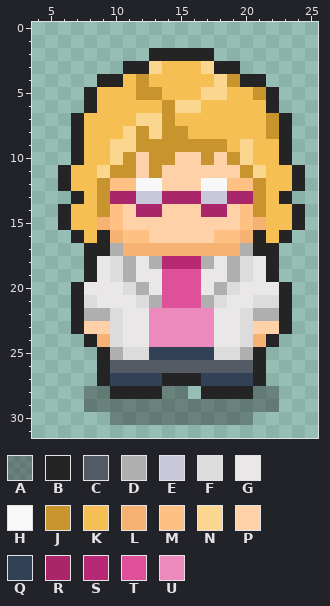
Two states of a pixel-art sprite, Assets/Sprites/NPCs/Drfeherland.png. Above, as it was before the edit.
The file is 32x32 pixels. Shown: x 4..25, y 0..31.
Palette (. is transparent): A #24242464  B #242424  C #545b64  D #afafaf  E #c9c8db  F #dcdcdc  G #e9e7e7  H #f9f8f8  J #c8942d  K #f5bf54  L #f5b272  M #ffc083  N #fad68e  P #ffd1a9  Q #324155  R #aa266a  S #b82973  T #de5099  U #ec8abd
Pixels before, first column x 6:
 2 .......BBBBB.......
 3 .....BBNKKKNBB.....
 4 ...BBKJKKKKKNJBB...
 5 ..BKKKJJKKKNNKKJB..
 6 ..BKKKKKJNNKKKKKB..
 7 .BKKKKNNJKKKKKKKJB.
 8 .BKKKNJNJJKKKKKKJB.
 9 .BKKNNJJJJJJJKNKKB.
10 .BKKNJPJJPPJPJNKKB.
11 BKKNJJPJPPPPPPJNKKB
12 BKKJMMHHPPPHHMMJKKB
13 .BKJRREERRREERRJKB.
14 BKKJMPRRPPPRRPMJKKB
15 BKKLMPPPPPPPPPMLKKB
16 .BKBLMMPPPPPMMLBKB.
17 ..BBDLLLLLLLLLDBB..
18 ..BGFDGDSSSDGDFGB..
19 ..BGFDGGTTTGGDFGB..
20 .BGGGFDGTTTGDFGGGB.
21 .BFGGGFDTTTDFGGFFB.
22 .BDDFGGUUUUUGGFDDB.
23 .BPPFGGUUUUUGGFPPB.
24 ..BLFGGUUUUUGGFLB..
25 ...BDFFQQQQQFFDB...
26 ...BCCCCCCCCCCCB...
27 ...BQQQQBBBQQQQB...
28 ..AABBBBAA.BBBBAA..
29 ..AAAAAAAAAAAAAAA..
30 ....AAAAAAAAAAA....
The same view after the edit:
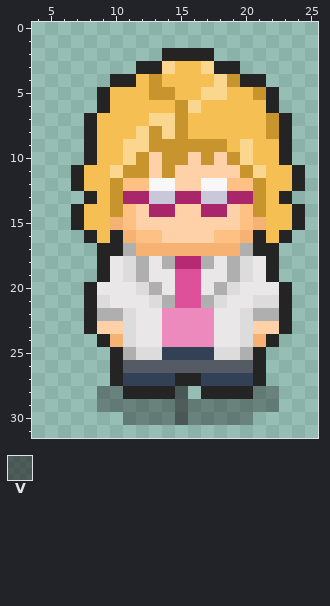
Colours new in this view: V #242424a1
From old to new:
Changed rows in their new state; - is an unchanged pixel.
first column x 6:
 2 -------.--
 3 -----.-BN-
 4 ---.-BKJ--
 5 --.B--K-J-
 6 --.B----KJ
 7 -.B---K-NJ
 8 -.B--KNJN-
 9 -.B-K-N---
10 -.B-KNJP-J
11 .B-KN-JPJ-
12 .B-KJ-M-H-
13 -.BKJ-R-E-
14 .B-KJMP-R-
15 .B-KLM----
16 -.BKBL-M--
17 --.-BD----
18 --.BGFDGD-
19 --.BGFD-G-
20 -.B--GFDG-
21 -.BF--GFD-
22 -.B-DF-G--
23 -.B-PF-G--
24 --.BLF-G--
25 ---.BD-F--
26 ---.B-----
27 ---.B---Q-
28 --.-A---BV
29 --.------V
30 ----.----V
